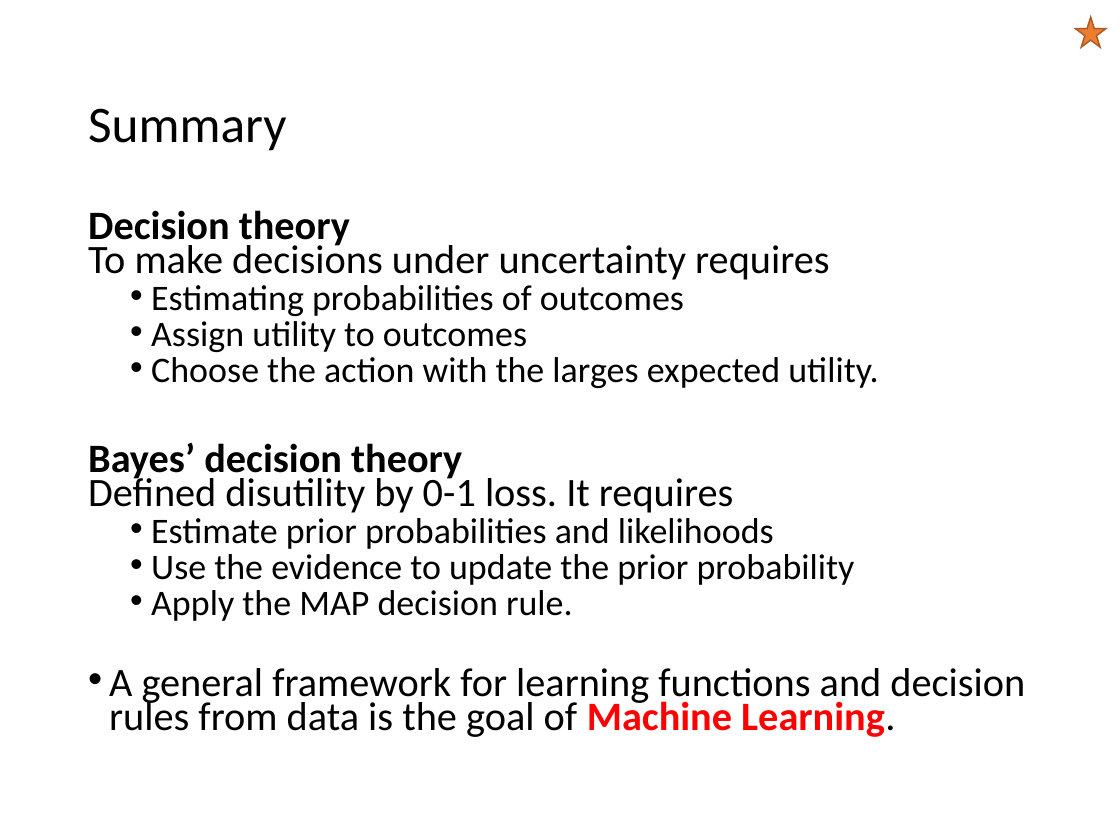
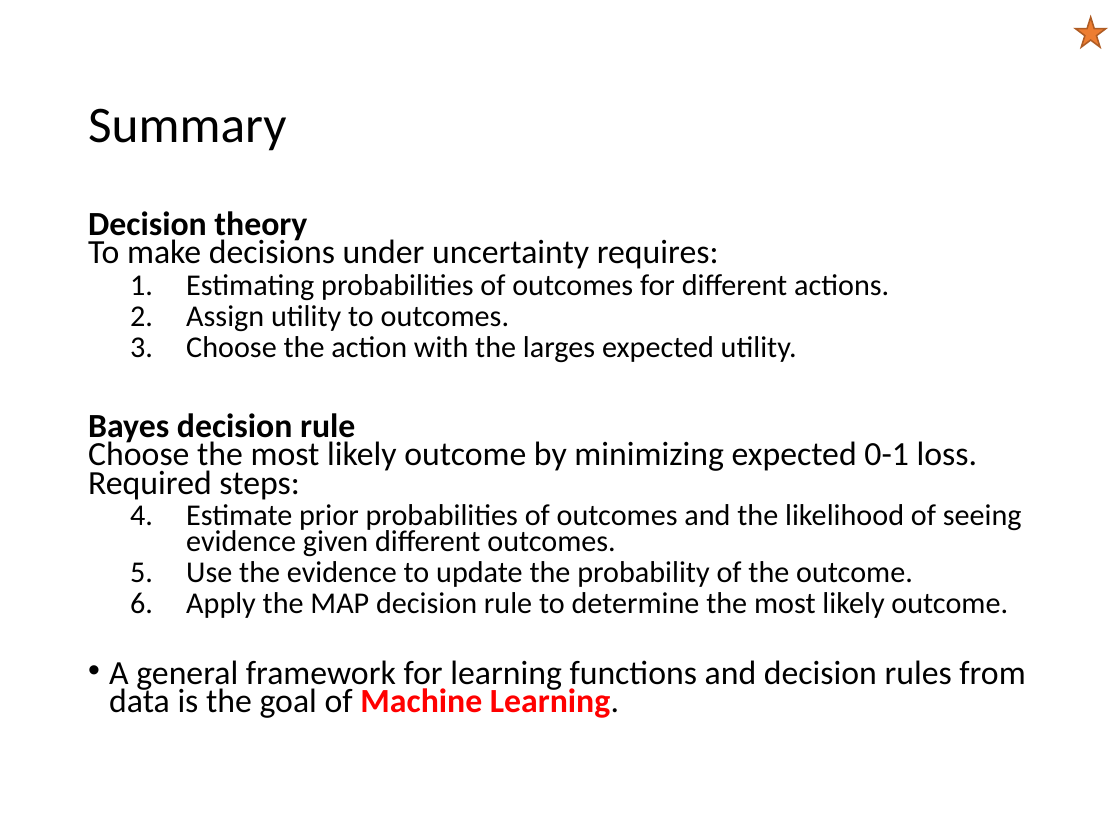
Before and after one commit to mhahsler/CS7320-AI, a slide deck: slide 41 of slides/12_uncertainty.pptx. Drawn at 1120x840 pixels with LibreOffice and Linux fonts; fonts in the diff are those of the drawing. Boxes give left, top, right and bottom in pixels: in the first picture for what was removed or moved away, otherwise in the second. Text is boxed around its words. In the diff, an @@ line names an element or a change of style, - is before the commit and + after.

```diff
--- a/slides/12_uncertainty.pptx
+++ b/slides/12_uncertainty.pptx
@@ text at <box>88,211,889,332</box>: text changed; size 23.1 to 19.4 pt @@
-Decision theory
-To make decisions under uncertainty requires
-  • Estimating probabilities of outcomes
-  • Assign utility to outcomes
+Decision theory
+To make decisions under uncertainty requires:
+  1. Estimating probabilities of outcomes for different actions.
+  2. Assign utility to outcomes.
@@ text at <box>109,336,1025,718</box>: size 23.1 to 19.4 pt in "Choose the action with the larges expected ..."; size 25.9 to 21.7 pt in "A general framework for learning functions and ..."; bullet • to 1. @@
@@ text at <box>88,413,1022,618</box>: text changed; size 23.1 to 19.4 pt @@
-Bayes’ decision theory
-Defined disutility by 0-1 loss. It requires
-  • Estimate prior probabilities and likelihoods
-  • Use the evidence to update the prior probability
-  • Apply the MAP decision rule.
+Bayes decision rule
+Choose the most likely outcome by minimizing expected 0-1 loss. Required steps:
+  1. Estimate prior probabilities of outcomes and the likelihood of seeing evidence given different outcomes.
+  2. Use the evidence to update the probability of the outcome.
+  3. Apply the MAP decision rule to determine the most likely outcome.
```
Also in this commit, not shown: 3 other slides changed, 1 other file.
